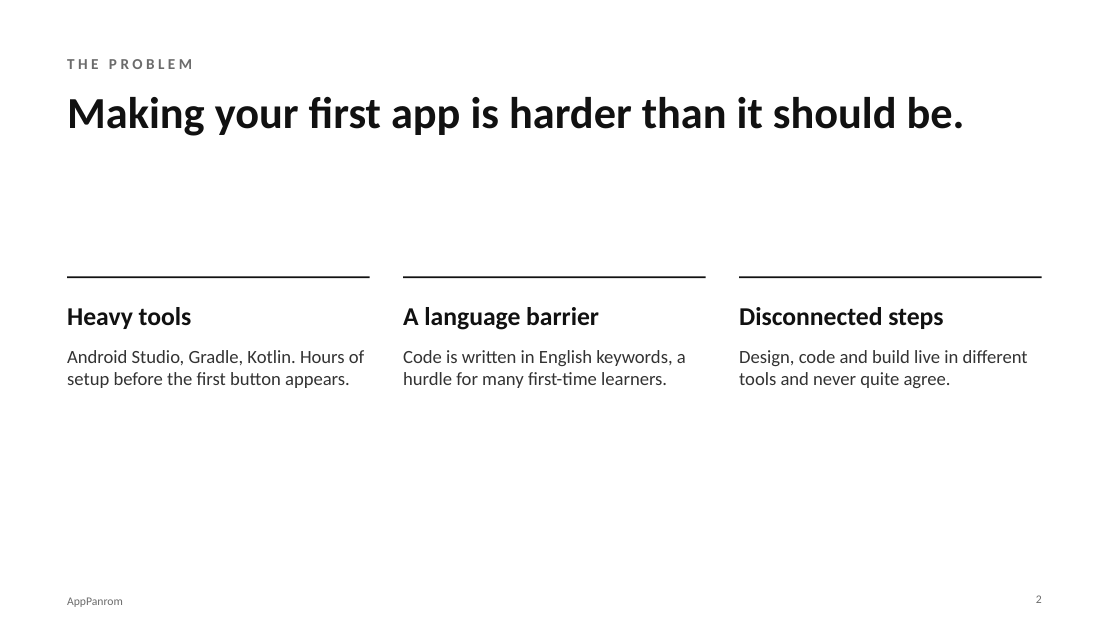
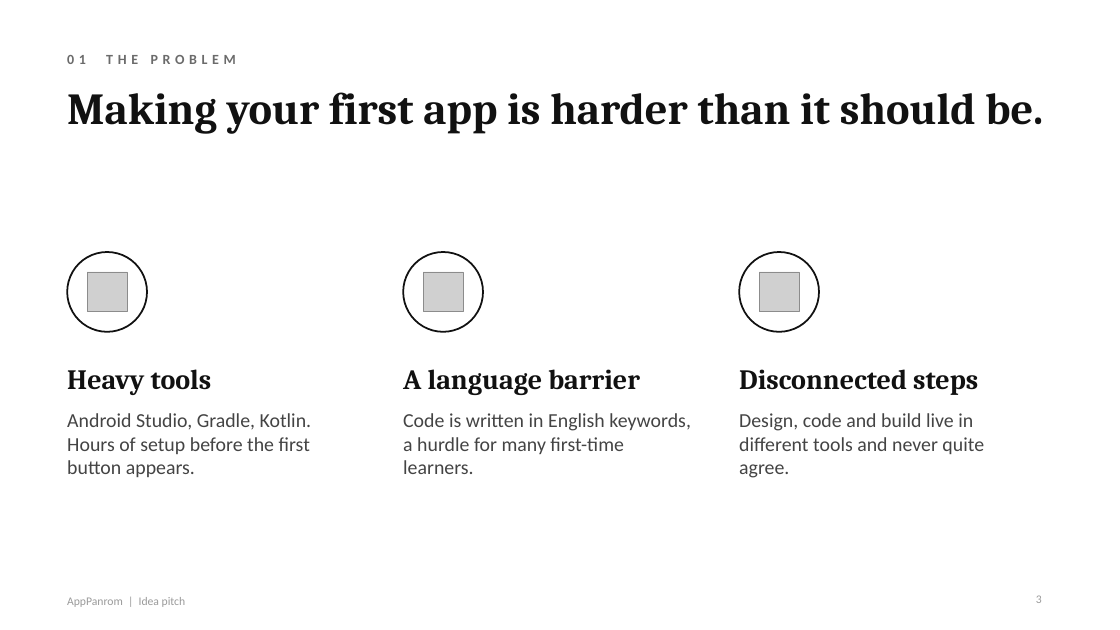
Before and after one commit to shalomarputhasingh/AppPanrom, a slide deck: slide 3 of docs/presentation/AppPanrom_Pitch.pptx (slide 2 before the commit). Drawn at 1120x630 pixels with LibreOffice and Linux fonts; fonts in the diff are those of the drawing; grey boxes stand for pictures. Boxes give left, top, right and bottom in pixels: in the first picture for what was removed or moved away, otherwise in the second. Text is boxed around its words. In the diff, an @@ line names an element or a change of style, - is before the commit and + after.

```diff
--- a/docs/presentation/AppPanrom_Pitch.pptx
+++ b/docs/presentation/AppPanrom_Pitch.pptx
@@ text at [67, 55, 236, 64]: text changed; size 13 to 12 pt @@
-THE PROBLEM
+01 THE PROBLEM
@@ text "Making your first app is ..." at [67, 92, 1043, 134]: font Calibri to Cambria @@
@@ ellipse added at [67, 252, 147, 332], fill #FFFFFF, outline #111111 1.5 pt @@
@@ ellipse added at [403, 252, 483, 332], fill #FFFFFF, outline #111111 1.5 pt @@
@@ ellipse added at [739, 252, 819, 332], fill #FFFFFF, outline #111111 1.5 pt @@
@@ line removed from (67, 277) to (370, 277) @@
@@ picture added at [87, 272, 127, 312] @@
@@ line removed from (403, 277) to (706, 277) @@
@@ picture added at [423, 272, 463, 312] @@
@@ line removed from (739, 277) to (1042, 277) @@
@@ picture added at [760, 272, 799, 312] @@
@@ 3 texts: place and size @@
-3 texts at [67, 307, 943, 330]
+3 texts at [67, 369, 978, 395]
@@ size 22 to 24 pt, font Calibri to Cambria in 3 elements at [67, 369, 212, 395], [403, 369, 640, 395], [739, 369, 978, 395] @@
@@ text "Android Studio, Gradle, Kotlin. Hours ...": place and size @@
-text "Android Studio, Gradle, Kotlin. Hours ..." at [67, 350, 364, 388]
+text "Android Studio, Gradle, Kotlin. Hours ..." at [67, 413, 312, 477]
@@ text "Code is written in English ...": place and size @@
-text "Code is written in English ..." at [403, 350, 686, 388]
+text "Code is written in English ..." at [403, 413, 691, 474]
@@ size 16 to 17 pt, text colour #333333 to #444444 in 3 elements at [403, 413, 691, 474], [67, 413, 312, 477], [739, 413, 984, 478] @@
@@ text "Design, code and build live ...": place and size @@
-text "Design, code and build live ..." at [739, 350, 1028, 388]
+text "Design, code and build live ..." at [739, 413, 984, 478]
@@ text at [67, 597, 186, 607]: text changed; text colour #6B6B6B to #9A9A9A @@
-AppPanrom
+AppPanrom | Idea pitch
@@ page number at [1036, 595, 1042, 603]: text changed; text colour #6B6B6B to #9A9A9A @@
-2
+3
```
Also in this commit, not shown: 7 other slides changed, 1 slide added, 1 slide removed, 1 other file.
